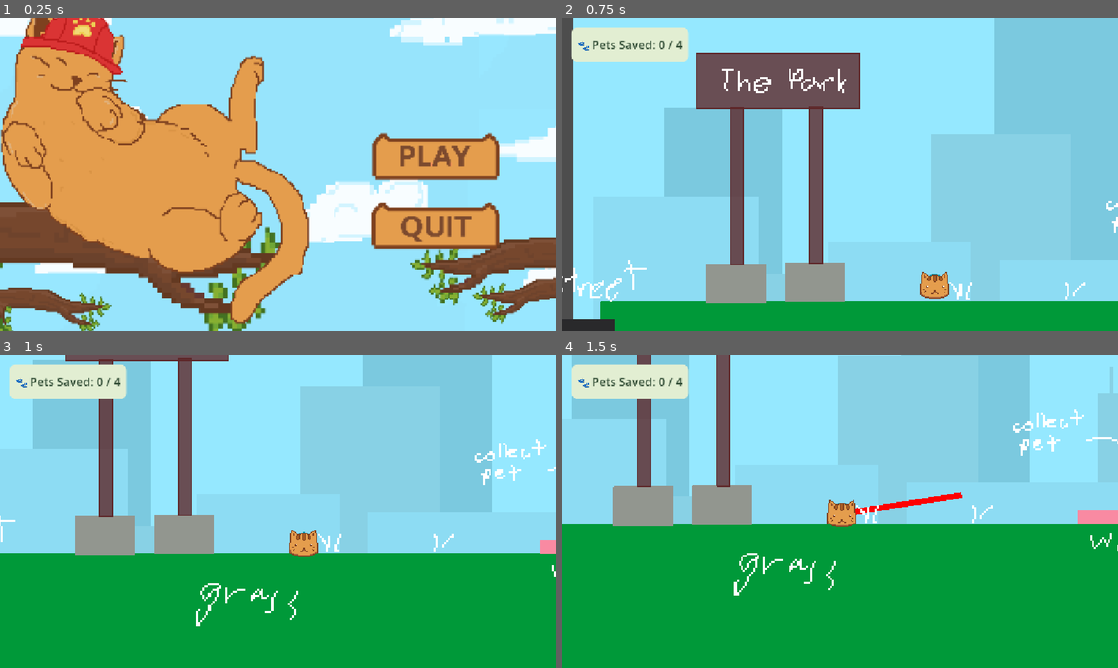
Above: before the commit, frames 1-4 (two rows, left to right).
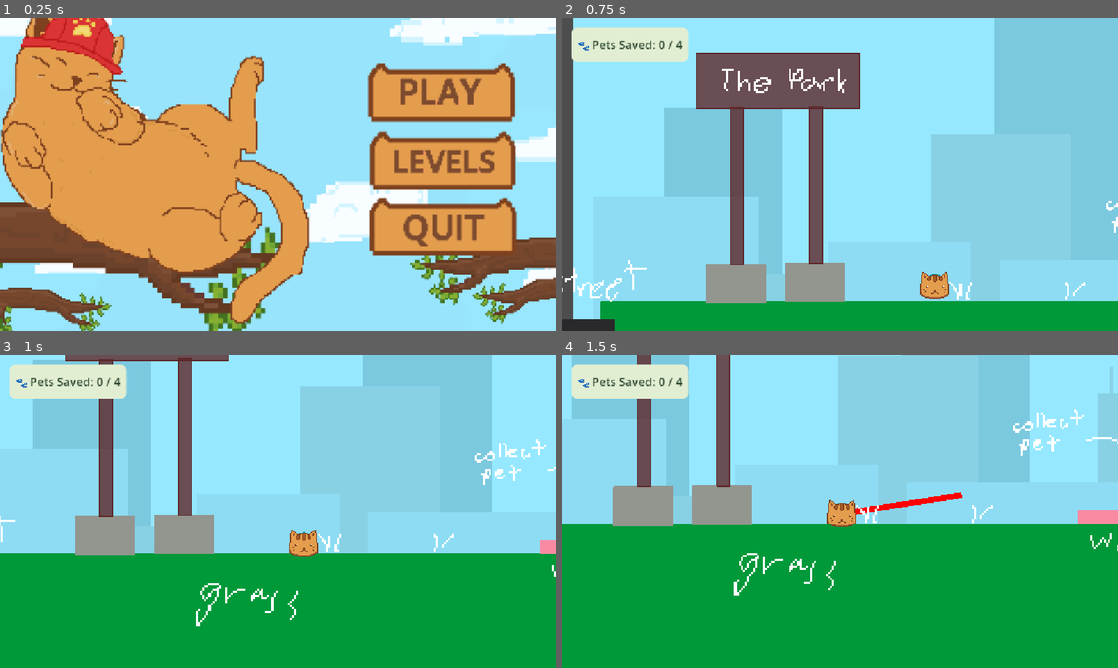
Above: after the commit, the same moments.

Repository: Michael-Schneider97/Purrkour
Game: Godot game, scene res://ui/screens/main_men.tscn
Two runs of this game, one before a commit and one after it. Both use one fixed random seed, a clock stepped at 60 frames per second and the inputs below.
Inputs (mouse positions are in pixels of both pictures, inside the frame that each line leads up to; where the layout moved, square brackets give the same spot in the first picture):
- Up to frame 1 (0.25 s): no input
- Up to frame 2 (0.75 s): click (1001, 89) [995, 161] at 0.5 s
- Up to frame 3 (1 s): no input
- Up to frame 4 (1.5 s): move the mouse to (962, 495) at 1.27 s; click (962, 495) at 1.42 s

The runs differ from the first frame. In frame 1, 10% of the frame differs, in the area x 66-93%, y 14-76%; in frame 2, nothing differs; in frame 3, nothing differs; in frame 4, nothing differs.

Commit message:
level select

Diff:
--- /dev/null
+++ b/VerticalSlice/abandondedfactbutton.gd
@@ -0,0 +1,11 @@
+extends Button
+
+
+# Called when the node enters the scene tree for the first time.
+func _ready() -> void:
+	pass # Replace with function body.
+
+
+# Called every frame. 'delta' is the elapsed time since the previous frame.
+func _process(delta: float) -> void:
+	pass
--- /dev/null
+++ b/VerticalSlice/levelselect.tscn
@@ -0,0 +1,80 @@
+[gd_scene format=3 uid="uid://cgm33m54aetst"]
+
+[ext_resource type="Texture2D" uid="uid://dcxvdydegmqhd" path="res://ui/screens/levelselectscreen.png" id="1_68dig"]
+[ext_resource type="Texture2D" uid="uid://c7gbihmngvi36" path="res://ui/screens/levelselect.png" id="2_xxxbe"]
+[ext_resource type="Texture2D" uid="uid://bu2jaq6go3x33" path="res://ui/screens/level2factselect.png" id="3_85jua"]
+[ext_resource type="Script" uid="uid://cy8t8y701edgf" path="res://treelevelselect.gd" id="4_o1bcu"]
+[ext_resource type="Texture2D" uid="uid://33cxfr5yoht3" path="res://ui/screens/level1treeselect.png" id="5_iqvyi"]
+[ext_resource type="Script" uid="uid://cqyk6te3tcv7x" path="res://abandondedfactbutton.gd" id="6_iu7gj"]
+
+[sub_resource type="StyleBoxTexture" id="StyleBoxTexture_xxxbe"]
+texture = ExtResource("3_85jua")
+
+[sub_resource type="StyleBoxTexture" id="StyleBoxTexture_iqvyi"]
+texture = ExtResource("3_85jua")
+modulate_color = Color(0.39308554, 0.3930855, 0.39308548, 1)
+
+[sub_resource type="StyleBoxTexture" id="StyleBoxTexture_iu7gj"]
+texture = ExtResource("3_85jua")
+modulate_color = Color(0.7539839, 0.75398386, 0.75398386, 1)
+
+[sub_resource type="StyleBoxTexture" id="StyleBoxTexture_68dig"]
+texture = ExtResource("5_iqvyi")
+
+[sub_resource type="StyleBoxTexture" id="StyleBoxTexture_85jua"]
+texture = ExtResource("5_iqvyi")
+modulate_color = Color(0.55295557, 0.5529556, 0.5529553, 1)
+
+[sub_resource type="StyleBoxTexture" id="StyleBoxTexture_o1bcu"]
+texture = ExtResource("5_iqvyi")
+modulate_color = Color(0.69965345, 0.6996535, 0.6996533, 1)
+
+[node name="Node2D" type="Node2D" unique_id=1278864883]
+
+[node name="TextureRect" type="TextureRect" parent="." unique_id=1330464754]
+offset_left = -28.0
+offset_top = -32.0
+offset_right = 1160.0
+offset_bottom = 718.0
+texture = ExtResource("1_68dig")
+
+[node name="TextureRect2" type="TextureRect" parent="." unique_id=1384180472]
+offset_left = 24.0
+offset_top = 7.0
+offset_right = 1052.0
+offset_bottom = 667.0
+texture = ExtResource("2_xxxbe")
+
+[node name="Control" type="Control" parent="." unique_id=580791924]
+layout_mode = 3
+anchors_preset = 0
+offset_left = -4.0
+offset_right = 36.0
+offset_bottom = 40.0
+
+[node name="Button2" type="Button" parent="Control" unique_id=787212198]
+layout_mode = 0
+offset_left = 641.0
+offset_top = 170.0
+offset_right = 949.0
+offset_bottom = 507.0
+theme_override_styles/normal = SubResource("StyleBoxTexture_xxxbe")
+theme_override_styles/pressed = SubResource("StyleBoxTexture_iqvyi")
+theme_override_styles/hover = SubResource("StyleBoxTexture_iu7gj")
+script = ExtResource("4_o1bcu")
+
+[node name="Button" type="Button" parent="Control" unique_id=1761821218]
+layout_mode = 0
+offset_left = 168.0
+offset_top = 189.0
+offset_right = 429.0
+offset_bottom = 511.0
+theme_override_styles/normal = SubResource("StyleBoxTexture_68dig")
+theme_override_styles/pressed = SubResource("StyleBoxTexture_85jua")
+theme_override_styles/hover = SubResource("StyleBoxTexture_o1bcu")
+script = ExtResource("6_iu7gj")
+
+[connection signal="pressed" from="Control/Button2" to="Control/Button2" method="_on_pressed"]
+[connection signal="mouse_entered" from="Control/Button" to="Control/Button2" method="_on_button_mouse_entered"]
+[connection signal="mouse_exited" from="Control/Button" to="Control/Button2" method="_on_button_mouse_exited"]
+[connection signal="pressed" from="Control/Button" to="Control/Button2" method="_on_button_pressed"]
--- /dev/null
+++ b/VerticalSlice/texture_rect.gd
@@ -0,0 +1,15 @@
+extends Button
+
+@onready var tree = $TextureRect
+
+func _on_mouse_entered():
+	tree.modulate = Color(0.8, 0.8, 0.8)
+
+func _on_mouse_exited():
+	tree.modulate = Color.WHITE
+
+func _on_button_down():
+	tree.modulate = Color(0.6, 0.6, 0.6)
+
+func _on_button_up():
+	tree.modulate = Color(0.8, 0.8, 0.8)
--- /dev/null
+++ b/VerticalSlice/treelevelselect.gd
@@ -0,0 +1,14 @@
+extends Button
+
+# Called when the node enters the scene tree for the first time.
+func _ready() -> void:
+	pass # Replace with function body.
+
+
+# Called every frame. 'delta' is the elapsed time since the previous frame.
+func _process(delta: float) -> void:
+	pass
+
+
+func _on_button_pressed() -> void:
+	get_tree().change_scene_to_file("res://world/levels/level_002_park.tscn")
--- /dev/null
+++ b/VerticalSlice/ui/screens/button_3.gd
@@ -0,0 +1,15 @@
+extends Button
+
+
+# Called when the node enters the scene tree for the first time.
+func _ready() -> void:
+	pass # Replace with function body.
+
+
+# Called every frame. 'delta' is the elapsed time since the previous frame.
+func _process(delta: float) -> void:
+	pass
+
+
+func _on_pressed() -> void:
+	get_tree().change_scene_to_file("res://levelselect.tscn")
--- a/VerticalSlice/ui/screens/main_men.tscn
+++ b/VerticalSlice/ui/screens/main_men.tscn
@@ -1,10 +1,23 @@
 [gd_scene format=3 uid="uid://dbkodd6qw1akp"]
 
 [ext_resource type="Texture2D" uid="uid://d0gdwa5pafq70" path="res://ui/screens/landscape_purrkourbck.png" id="1_gpckw"]
+[ext_resource type="Texture2D" uid="uid://dm8l27hsd583j" path="res://ui/screens/levelbutton.png" id="2_6tyuv"]
 [ext_resource type="Script" uid="uid://brc5p74c62qmy" path="res://ui/screens/button.gd" id="3_1dbst"]
 [ext_resource type="Texture2D" uid="uid://cbk4d0xpw517b" path="res://ui/screens/playbutton (1).png" id="3_031ii"]
+[ext_resource type="Script" uid="uid://dxwpwgs042pis" path="res://ui/screens/button_3.gd" id="3_cf4mh"]
 [ext_resource type="Texture2D" uid="uid://cuk0mr6oiaujg" path="res://ui/screens/quitbutton (1).png" id="4_1dbst"]
 [ext_resource type="Script" uid="uid://cawvtscnfnn6f" path="res://ui/screens/button_2.gd" id="5_t1vwk"]
+
+[sub_resource type="StyleBoxTexture" id="StyleBoxTexture_tt62d"]
+texture = ExtResource("2_6tyuv")
+
+[sub_resource type="StyleBoxTexture" id="StyleBoxTexture_xh143"]
+texture = ExtResource("2_6tyuv")
+modulate_color = Color(0.6313726, 0.3372549, 0.27058825, 1)
+
+[sub_resource type="StyleBoxTexture" id="StyleBoxTexture_ebor1"]
+texture = ExtResource("2_6tyuv")
+modulate_color = Color(0.8627451, 0.60784316, 0.4862745, 1)
 
 [sub_resource type="StyleBoxTexture" id="StyleBoxTexture_oxpsm"]
 texture = ExtResource("3_031ii")
@@ -41,17 +54,28 @@
 layout_mode = 1
 anchor_right = 0.14
 anchor_bottom = 0.25100002
-offset_left = 52.0
-offset_top = 42.0
-offset_right = 0.27999878
-offset_bottom = -2.2420197
+offset_left = 67.0
+offset_top = 31.0
+offset_right = -2.5
+offset_bottom = -13.24202
+
+[node name="Button3" type="Button" parent="TextureRect/Control" unique_id=2084429408]
+layout_mode = 0
+offset_left = 717.0
+offset_top = 197.0
+offset_right = 1053.0
+offset_bottom = 348.0
+theme_override_styles/normal = SubResource("StyleBoxTexture_tt62d")
+theme_override_styles/pressed = SubResource("StyleBoxTexture_xh143")
+theme_override_styles/hover = SubResource("StyleBoxTexture_ebor1")
+script = ExtResource("3_cf4mh")
 
 [node name="Button" type="Button" parent="TextureRect/Control" unique_id=1243375743]
 layout_mode = 0
-offset_left = 747.0
-offset_top = 137.0
-offset_right = 1022.0
-offset_bottom = 389.0
+offset_left = 723.0
+offset_top = 52.0
+offset_right = 1036.0
+offset_bottom = 204.0
 theme_override_styles/normal = SubResource("StyleBoxTexture_oxpsm")
 theme_override_styles/pressed = SubResource("StyleBoxTexture_esgg6")
 theme_override_styles/hover = SubResource("StyleBoxTexture_1vgnc")
@@ -59,14 +83,15 @@
 
 [node name="Button2" type="Button" parent="TextureRect/Control" unique_id=1418419889]
 layout_mode = 0
-offset_left = 676.0
-offset_top = 298.0
-offset_right = 1091.0
-offset_bottom = 550.0
+offset_left = 710.0
+offset_top = 331.0
+offset_right = 1052.0
+offset_bottom = 481.0
 theme_override_styles/normal = SubResource("StyleBoxTexture_60swb")
 theme_override_styles/pressed = SubResource("StyleBoxTexture_ryvbe")
 theme_override_styles/hover = SubResource("StyleBoxTexture_utr3m")
 script = ExtResource("5_t1vwk")
 
+[connection signal="pressed" from="TextureRect/Control/Button3" to="TextureRect/Control/Button3" method="_on_pressed"]
 [connection signal="pressed" from="TextureRect/Control/Button" to="TextureRect/Control/Button" method="_on_pressed"]
 [connection signal="pressed" from="TextureRect/Control/Button2" to="TextureRect/Control/Button" method="_on_button_2_pressed"]
Not shown, added: VerticalSlice/abandondedfactbutton.gd.uid
Not shown, added: VerticalSlice/texture_rect.gd.uid
Not shown, added: VerticalSlice/treelevelselect.gd.uid
Not shown, added: VerticalSlice/ui/screens/button_3.gd.uid
Binary file added: VerticalSlice/ui/screens/level1treeselect.png
Not shown, added: VerticalSlice/ui/screens/level1treeselect.png.import
Binary file added: VerticalSlice/ui/screens/level2factselect.png
Not shown, added: VerticalSlice/ui/screens/level2factselect.png.import
Binary file added: VerticalSlice/ui/screens/levelbutton.png
Not shown, added: VerticalSlice/ui/screens/levelbutton.png.import
Binary file added: VerticalSlice/ui/screens/levelselect.png
Not shown, added: VerticalSlice/ui/screens/levelselect.png.import
(and 5 more such lines)
